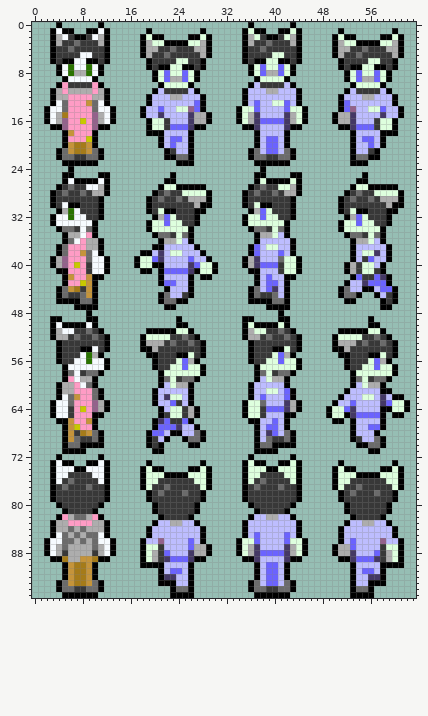
Sprite sheet: Assets/Graphics/Sprites/Characters/Overworld/MajorCharacters/Recurring/Dad/Kyron.png. Above is the file before it was changed.
The file is 64x96 pixels.
Now the later version:
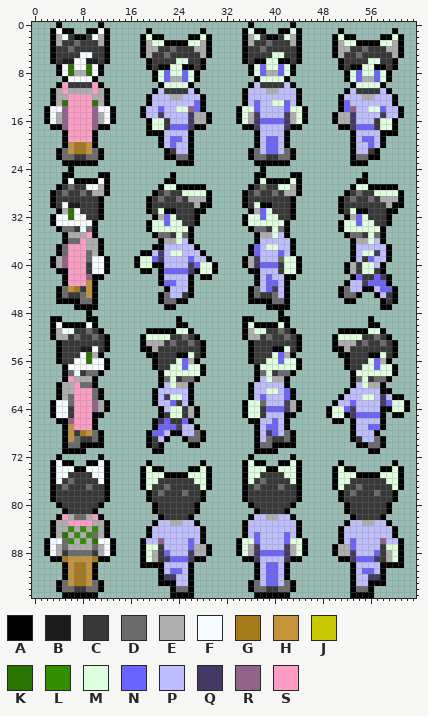
Palette (. is transparent): A #000000  B #1c1c1c  C #383838  D #6b6b6b  E #adadad  F #f6fbff  G #a57b19  H #c5943a  J #c8c800  K #297300  L #338e00  M #deffde  N #6b63ff  P #bdbdff  Q #443865  R #93628b  S #ff9cc5
From old to new:
y 6: x 5..6 AA -> BB; x 9..10 AA -> BB
y 13: x 4..5 FD -> EK; x 9..11 HDF -> SKE
y 14: x 5 D -> R; x 10 D -> R
y 15: x 5 G -> R
y 16: x 8 J -> S
y 18: x 6 H -> S
y 19: x 9 J -> S
y 30: x 6..7 AA -> BB
y 35: x 8 F -> E
y 36: x 7 F -> D
y 38: x 8 H -> S; x 10 F -> E
y 40: x 7 J -> S
y 42: x 6 H -> S; x 9 H -> R
y 43: x 8 J -> S
y 54: x 8..9 AA -> BB
y 59: x 7 F -> E
y 60: x 8 F -> D
y 62: x 5 F -> E; x 7 H -> S
y 64: x 8 J -> S
y 66: x 6 H -> R; x 9 H -> S
y 67: x 7 J -> S
y 84: x 6 D -> L; x 8 D -> L; x 10 E -> L
y 85: x 4..5 FD -> EK; x 7 D -> L; x 9 D -> L; x 11 F -> E
y 86: x 6 D -> L; x 8 D -> L; x 10 D -> K
y 88: x 6..9 EEEE -> DDDD
y 89: x 6..7 EE -> HH
Changed places in both pictures, as pixel boxes (x1, y1, x2, y2):
changed: (62, 58, 98, 64)
changed: (56, 100, 104, 142)
changed: (68, 202, 98, 286)
changed: (62, 346, 92, 430)
changed: (56, 526, 104, 562)
